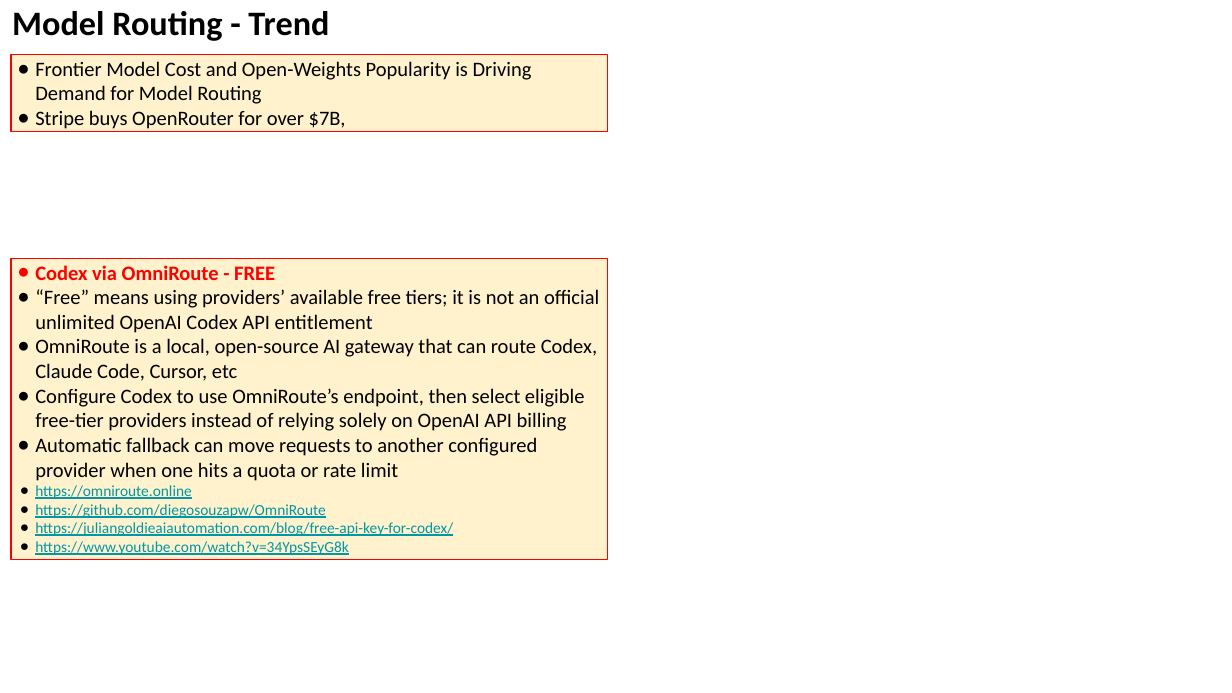
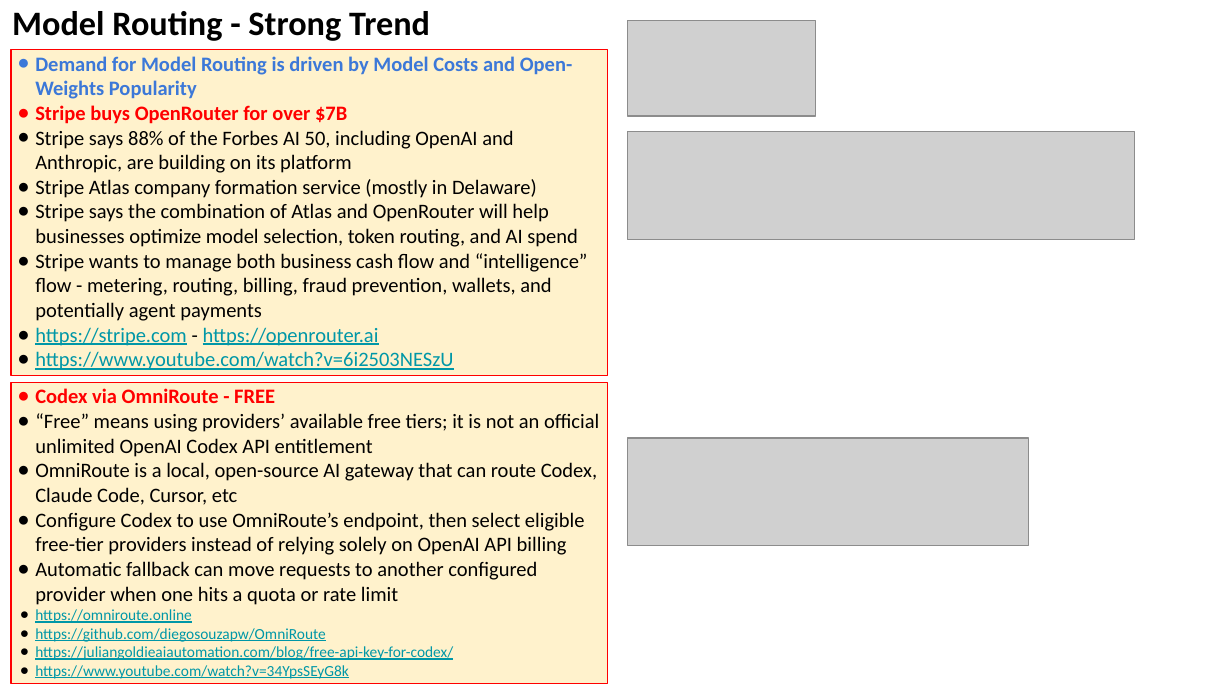
Before and after one commit to lselector/seminar, a slide deck: slide 4 of 2026/2026-08-21-AI-Updates.pptx. Drawn at 1232x693 pixels with LibreOffice and Linux fonts; fonts in the diff are those of the drawing; grey boxes stand for pictures. Boxes give left, top, right and bottom in pixels: in the first picture for what was removed or moved away, otherwise in the second. Text is boxed around its words. In the diff, an @@ line names an element or a change of style, - is before the commit and + after.

```diff
--- a/2026/2026-08-21-AI-Updates.pptx
+++ b/2026/2026-08-21-AI-Updates.pptx
@@ text at [12, 11, 430, 41]: text changed @@
-Model Routing - Trend
+Model Routing - Strong Trend
@@ picture added at [628, 21, 816, 117] @@
@@ rectangle removed at [11, 54, 607, 132] @@
-● Frontier Model Cost and Open-Weights Popularity is Driving Demand for Model Routing
-● Stripe buys OpenRouter for over $7B,
@@ rectangle added at [11, 49, 607, 376], fill #FFF2CC, outline #FF0000 0.75 pt, 12 pt, text #000000 @@
+● Demand for Model Routing is driven by Model Costs and Open-Weights Popularity
+● Stripe buys OpenRouter for over $7B
+● Stripe says 88% of the Forbes AI 50, including OpenAI and Anthropic, are building on its platform
+● Stripe Atlas company formation service (mostly in Delaware)
+● Stripe says the combination of Atlas and OpenRouter will help businesses optimize model selection, token routing, and AI spend
+● Stripe wants to manage both business cash flow and “intelligence” flow - metering, routing, billing, fraud prevention, wallets, and potentially agent payments
+● https://stripe.com - https://openrouter.ai
+● https://www.youtube.com/watch?v=6i2503NESzU
@@ picture added at [628, 132, 1135, 240] @@
@@ rectangle "Codex via OmniRoute - FREE": place and size @@
-rectangle "Codex via OmniRoute - FREE" at [11, 259, 607, 559]
+rectangle "Codex via OmniRoute - FREE" at [11, 382, 607, 683]
@@ picture added at [628, 439, 1029, 547] @@
```
Also in this commit, not shown: 22 other slides changed, 5 slides added, 4 slides removed.
